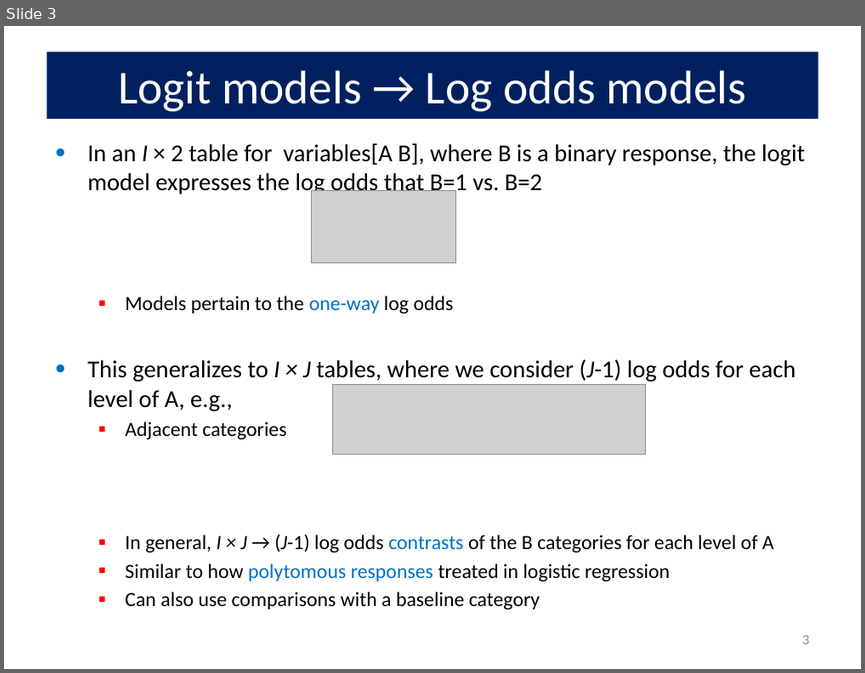
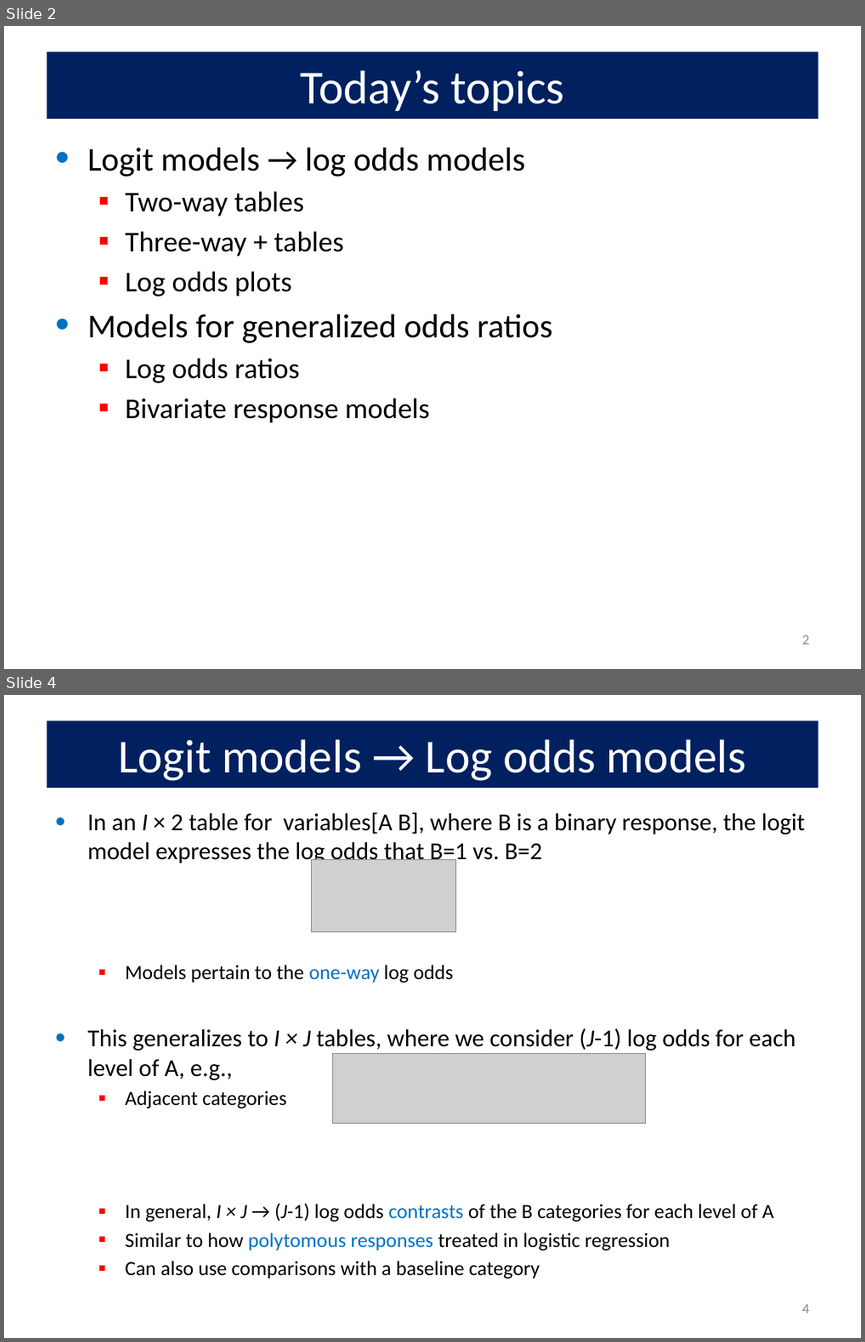
Before and after one commit to friendly/psy6136, a slide deck: lectures/Log-Odds.pptx. Shown one above the other, each under a label of ours: slide 3 before the commit, slides 2 and 4 after it; the slides between them are not shown. The pictures are 865x673 and 865x1342 pixels, drawn with LibreOffice and Linux fonts; fonts in the diff are those of the drawing; grey boxes stand for pictures. Boxes give left, top, right and bottom in pixels: in the first picture for what was removed or moved away, otherwise in the second. Text is boxed around its words. In the diff, an @@ line names an element or a change of style, - is before the commit and + after.

Commit message:
add log-odds lecture

```diff
--- a/lectures/Log-Odds.pptx
+++ b/lectures/Log-Odds.pptx
@@ slide 2 added at [4, 26, 861, 669], background #FFFFFF @@
@@ title added at [46, 52, 818, 119], fill #002060, 39.6 pt, text #FFFFFF @@
+Today’s topics
@@ text added at [87, 147, 552, 423], 24 pt, text #000000 @@
+• Logit models → log odds models
+  ▪ Two-way tables
+  ▪ Three-way + tables
+  ▪ Log odds plots
+• Models for generalized odds ratios
+  ▪ Log odds ratios
+  ▪ Bivariate response models
@@ page number added at [802, 635, 809, 644], 12 pt, text #8C8C8C @@
+2
@@ what was slide 3 is now slide 4 @@
@@ page number at [802, 1304, 809, 1313]: text changed @@
-3
+4
```
Also in this commit, not shown: 2 slides changed, 3 other files.
